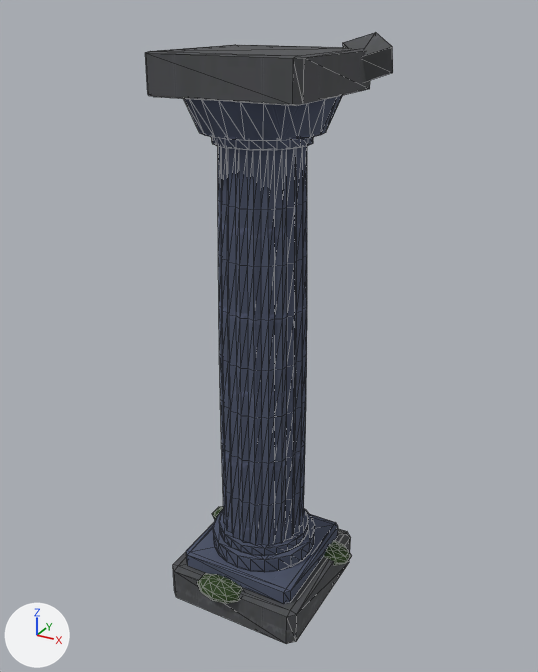
Renders of the glTF model public/models/props/column.glb from each side of a commit.
Both versions are drawn from a 50 mm lens placed at (4.0, -7.19, 7.03), pointed at (0.01, 0.07, 3.4). The lights are fixed; the arrows at lower left show +X, +Y and +Z. The older version comes first. Mesh edges are drawn as thin lines. Vertices at exactly the same position are counted once.
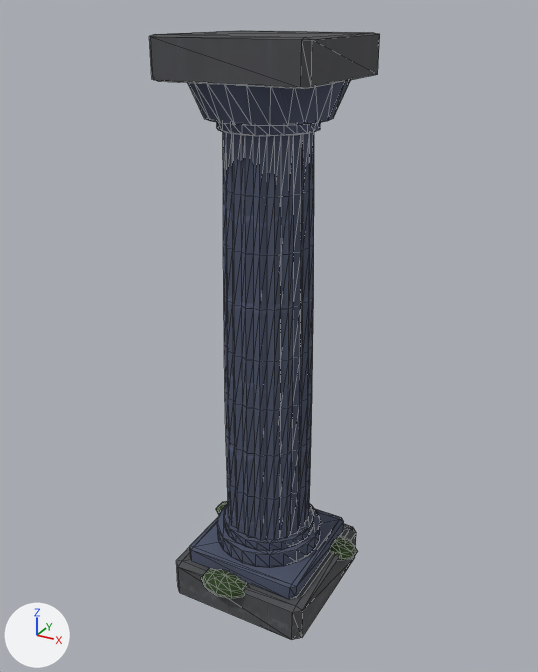
Boxes [x1, y1, x2, y2] around the edits, measured in the pictures (538 x 672 px; the box of a moved part takes in the faces that stretch with it):
'box', reshaped (7% narrower)
    before: [145, 32, 393, 644]
    after: [149, 30, 380, 640]
part 1 of me_box, moved or reshaped
    before: [173, 529, 351, 644]
    after: [176, 524, 356, 640]
part 2 of me_box, moved or reshaped
    before: [145, 45, 370, 106]
    after: [149, 30, 380, 89]
part 3 of me_box, moved or reshaped
    before: [186, 514, 338, 604]
    after: [190, 509, 344, 599]
part 4 of me_box, added (blue)
    after: [217, 503, 320, 568]
part 5 of me_box, added (blue)
    after: [224, 504, 314, 551]
part 6 of me_box, moved or reshaped
    before: [218, 146, 307, 546]
    after: [223, 132, 314, 540]
part 7 of me_box, added
    after: [217, 122, 321, 136]
part 8 of me_box, added (blue)
    after: [188, 80, 351, 126]
part 9 of me_box, moved or reshaped
    before: [324, 541, 352, 566]
    after: [329, 536, 358, 561]
part 10 of me_box, moved or reshaped (mostly hidden)
    before: [212, 506, 223, 519]
    after: [216, 501, 228, 515]
part 11 of me_box, moved or reshaped
    before: [197, 573, 243, 604]
    after: [201, 569, 247, 599]
part 12 of me_box, deleted (blue)
    before: [219, 510, 308, 556]
part 13 of me_box, deleted (blue)
    before: [183, 95, 343, 141]
part 14 of me_box, deleted
    before: [212, 137, 313, 150]
part 15 of me_box, deleted (blue)
    before: [213, 509, 315, 573]
part 16 of me_box, deleted
    before: [343, 32, 393, 81]

Patch to the scene script:
```diff
--- a/public/models/props/column.glb.py
+++ b/public/models/props/column.glb.py
@@ me_box @@
 # used by ob_box; location = (0.0, 0.0, 0.0)
-me_box.from_pydata(...)  # 788 vertices, 1452 faces; spans x -1.1..1.1, y -1.12..1.12, z -0.25..6.8
+me_box.from_pydata(...)  # 780 vertices, 1440 faces; spans x -1.11..1.11, y -1.03..1.03, z -0.25..6.8
+# me_box part 1: the loose piece of 24 vertices spanning x -0.94..0.91, y -0.96..0.9, z -0.25..0.24 is scaled about its middle by 1.02, then moved by (0.01, 0.11, 0.01)
+# me_box part 2: the loose piece of 24 vertices spanning x -0.9..0.87, y -0.91..0.85, z 6.22..6.65 is scaled about its middle by 1.02, then moved by (0.01, 0.11, 0.15)
+# me_box part 3: the loose piece of 24 vertices spanning x -0.8..0.77, y -0.81..0.75, z 0.24..0.44 is scaled about its middle by 1.02, then moved by (0.01, 0.11, 0.01)
+# me_box part 4: a new loose piece, a 24-sided cylinder along z spanning x -0.7..0.7, y -0.62..0.78, z 0.45..0.65, in mat_stone_blue (picture img_stone_blue)
+# me_box part 5: a new loose piece, a 24-sided cylinder along z spanning x -0.61..0.61, y -0.53..0.69, z 0.64..0.76, in mat_stone_blue (picture img_stone_blue)
+# me_box part 6: the loose piece of 360 vertices spanning x -0.55..0.52, y -0.57..0.51, z 0.74..5.72 is scaled about its middle by 1.02, then moved by (0.01, 0.11, 0.08)
+# me_box part 7: a new loose piece, a 24-sided cylinder along z spanning x -0.56..0.56, y -0.48..0.64, z 5.85..5.97, in mat_stone_blue (picture img_stone_blue)
+# me_box part 8: a new loose piece, a 24-sided cut cone along z (radius 0.7 at the low end, 0.88 at the high end) spanning x -0.88..0.88, y -0.79..0.96, z 5.97..6.37, in mat_stone_blue (picture img_stone_blue)
+# me_box part 9: the loose piece of 52 vertices spanning x 0.42..1.07, y 0.19..0.63, z 0.07..0.31 is moved by (0.03, 0.12, 0.01)
+# me_box part 10: the loose piece of 52 vertices spanning x -1.1..-0.45, y 0.19..0.63, z 0.07..0.31 is moved by (0.0, 0.12, 0.01)
+# me_box part 11: the loose piece of 52 vertices spanning x -0.49..0.16, y -1.12..-0.68, z 0.07..0.31 is moved by (0.01, 0.09, 0.01)
+# me_box part 12: the loose piece of 48 vertices spanning x -0.61..0.58, y -0.63..0.57, z 0.62..0.74 is deleted
+# me_box part 13: the loose piece of 48 vertices spanning x -0.87..0.84, y -0.88..0.83, z 5.84..6.23 is deleted
+# me_box part 14: the loose piece of 48 vertices spanning x -0.56..0.53, y -0.58..0.52, z 5.72..5.84 is deleted
+# me_box part 15: the loose piece of 48 vertices spanning x -0.7..0.67, y -0.71..0.66, z 0.44..0.63 is deleted
+# me_box part 16: the loose piece of 8 vertices spanning x 0.53..1.1, y 0.49..1.12, z 6.3..6.8 is deleted
 me_box.materials.append(mat_stone_dark)
```
